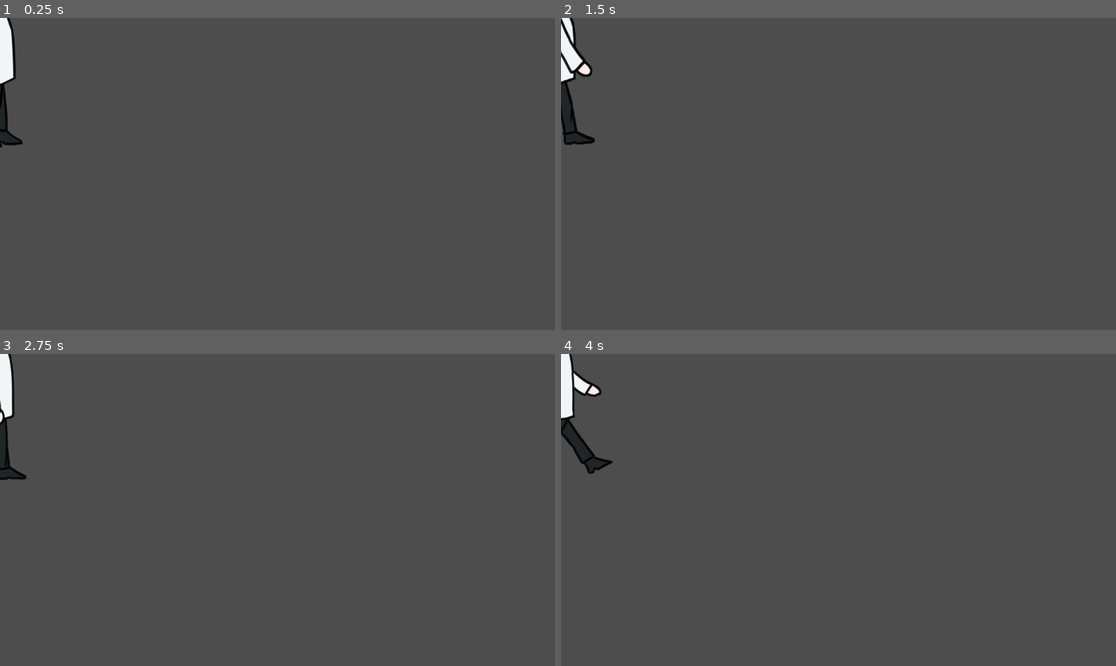
Above: before the commit, frames 1-4 (two rows, left to right).
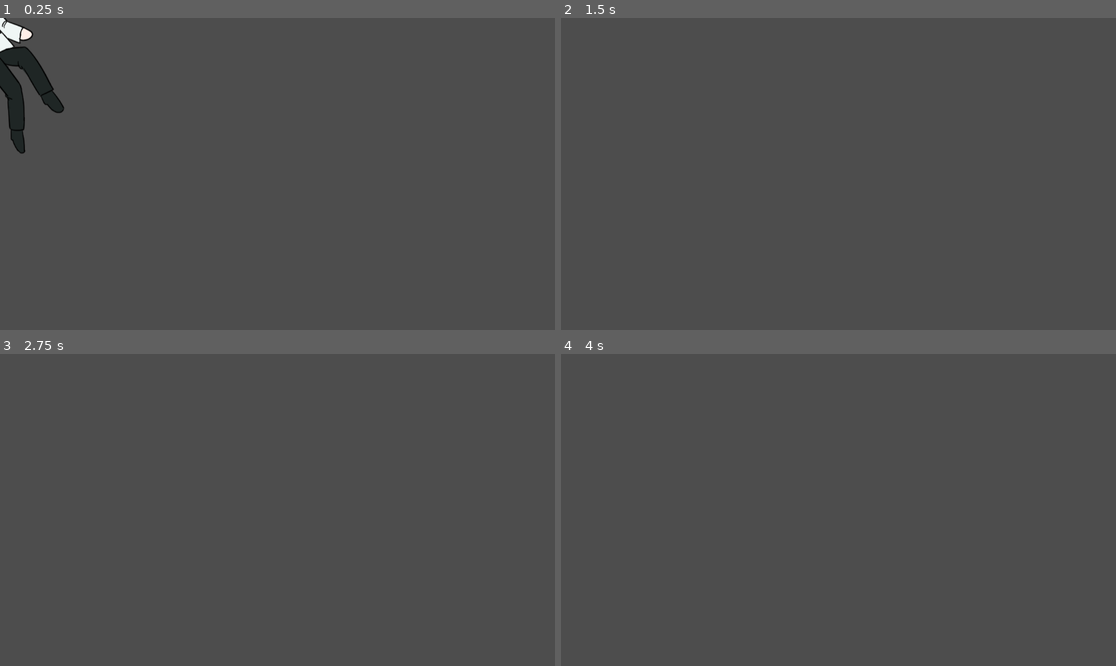
Above: after the commit, the same moments.

Repository: oclando707/Minigame
Game: Godot game, scene res://player.tscn
Two runs of this game, one before a commit and one after it. Both use one fixed random seed, a clock stepped at 60 frames per second and the inputs below. The project has no main scene, so this scene is started directly.
Inputs:
- Up to frame 1 (0.25 s): no input
- Up to frame 2 (1.5 s): no input
- Up to frame 3 (2.75 s): tap Enter at 2 s
- Up to frame 4 (4 s): tap Space at 2.75 s; tap Enter at 3.5 s

The runs differ from the first frame. In frame 1, 2.1% of the frame differs, in the area x 0-12%, y 0-44%; in frame 2, 1.2%; in frame 3, 0.9%; in frame 4, 1.2%.

Commit message:
新增 scripts/Player.gd + 重构动画逻辑，新增idle动画

Diff:
--- a/player.tscn
+++ b/player.tscn
@@ -94,6 +94,7 @@
 [ext_resource type="Texture2D" uid="uid://dc0ix0pumu72y" path="res://minigame_assets/Global/chara_walk/chara_walk_0021.png" id="92_ngst3"]
 [ext_resource type="Texture2D" uid="uid://kdry4ukl8jsn" path="res://minigame_assets/Global/chara_walk/chara_walk_0022.png" id="93_f4mmf"]
 [ext_resource type="Texture2D" uid="uid://be25t7a231yux" path="res://minigame_assets/Global/chara_walk/chara_walk_0023.png" id="94_vl6wn"]
+[ext_resource type="Script" path="res://scripts/Player.gd" id="95_qp3rb"]
 
 [sub_resource type="SpriteFrames" id="SpriteFrames_1ww5g"]
 animations = [{
@@ -398,13 +399,26 @@
 "loop": true,
 "name": &"Chara_walk",
 "speed": 5.0
+}, {
+"frames": [{
+"duration": 1.0,
+"texture": ExtResource("72_l6n6j")
+}],
+"loop": true,
+"name": &"idle",
+"speed": 5.0
 }]
 
+[sub_resource type="RectangleShape2D" id="RectangleShape2D_xyz12"]
+extents = Vector2(18, 32)
+
 [node name="Player" type="CharacterBody2D" unique_id=916301139]
+script = ExtResource("95_qp3rb")
 
 [node name="AnimatedSprite2D" type="AnimatedSprite2D" parent="." unique_id=249257311]
 sprite_frames = SubResource("SpriteFrames_1ww5g")
-animation = &"Chara_walk"
-autoplay = "Chara_walk"
+animation = &"idle"
+autoplay = "idle"
 
 [node name="CollisionShape2D" type="CollisionShape2D" parent="." unique_id=1354087051]
+shape = SubResource("RectangleShape2D_xyz12")
--- /dev/null
+++ b/scripts/Player.gd
@@ -0,0 +1,49 @@
+extends CharacterBody2D
+
+@export var speed := 150
+@export var jump_velocity := -350.0
+
+var gravity := ProjectSettings.get_setting("physics/2d/default_gravity")
+var gray_stars := 0
+var yellow_stars := 0
+var is_hiding := false
+
+@onready var anim := $AnimatedSprite2D
+
+func _physics_process(delta):
+	if not is_on_floor():
+		velocity.y += gravity * delta
+
+	var dir := Input.get_axis("move_left", "move_right")
+	velocity.x = dir * speed
+
+	if Input.is_action_just_pressed("jump") and is_on_floor():
+		velocity.y = jump_velocity
+
+	move_and_slide()
+	update_animation(dir)
+
+func update_animation(dir: float):
+	if not is_on_floor():
+		if velocity.y < 0:
+			anim.play("Chara_jump")
+		else:
+			anim.play("Chara_fall")
+	elif dir != 0:
+		anim.play("Chara_walk")
+		anim.flip_h = dir < 0
+	else:
+		anim.play("idle")
+		anim.stop()
+
+func collect_star(type: String):
+	if type == "gray":
+		gray_stars += 1
+	elif type == "yellow":
+		yellow_stars += 1
+
+func enter_grass():
+	is_hiding = true
+
+func exit_grass():
+	is_hiding = false
--- a/时空奇遇记.gd
+++ b/时空奇遇记.gd
@@ -1,30 +1,13 @@
 extends Control
 
-
-# Called when the node enters the scene tree for the first time.
-func _ready() -> void:
-	pass # Replace with function body.
-
-
-# Called every frame. 'delta' is the elapsed time since the previous frame.
-func _process(delta: float) -> void:
-	pass
-
-
-
 func _on_quit_button_pressed() -> void:
-	get_tree().quit() # Replace with function body.
-
+	get_tree().quit()
 
 func _on_setting_button_pressed() -> void:
-	get_tree().change_scene_to_file("res://Settings.tscn") # Replace with function body.
-
+	get_tree().change_scene_to_file("res://Settings.tscn")
 
 func _on_save_button_pressed() -> void:
 	get_tree().change_scene_to_file("res://Save Interface.tscn")
 
- # Replace with function body.
-
-
 func _on_start_button_pressed() -> void:
-	get_tree().change_scene_to_file("res://Level1.tscn") # Replace with function body.
+	get_tree().change_scene_to_file("res://Level1.tscn")
Not shown, added: minigame_assets/main_menu/menu background.PNG.import
Not shown, added: scripts/Player.gd.uid
